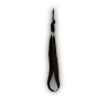
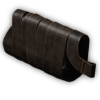
Two versions of the same layered image (100 x 100). Layer-by-layer changes:
added group "Group 1" with 31 layers above "Background" over 2, 5, 97, 97
added layer "Wrap" in group "Group 1" over 2, 8, 97, 83
hid "Layer 6", moved it into group "Group 1" over 47, 7, 60, 92